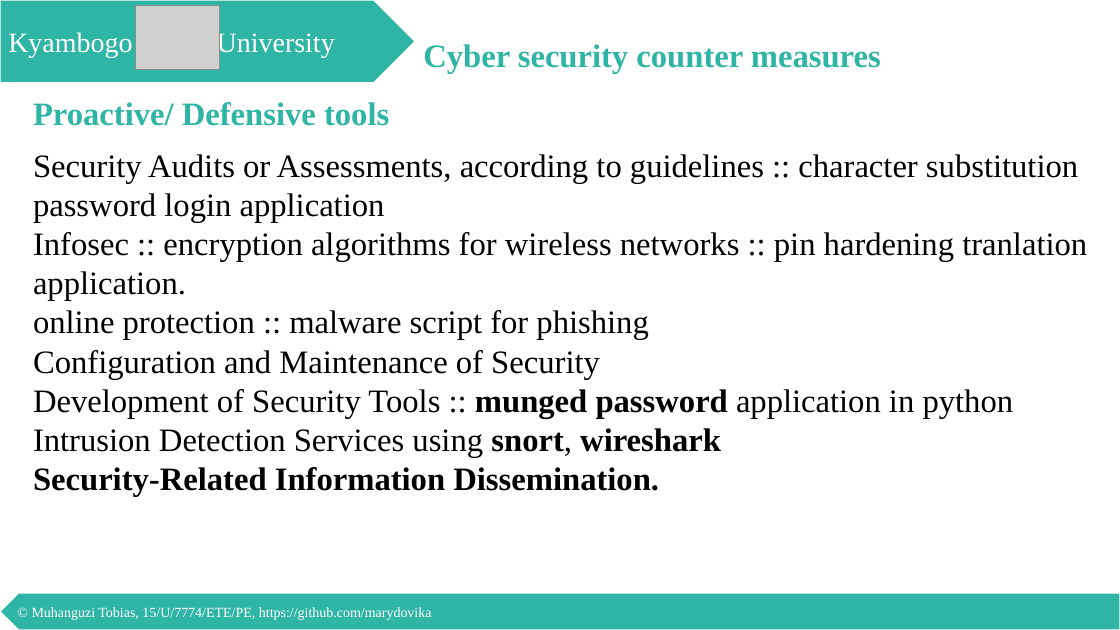
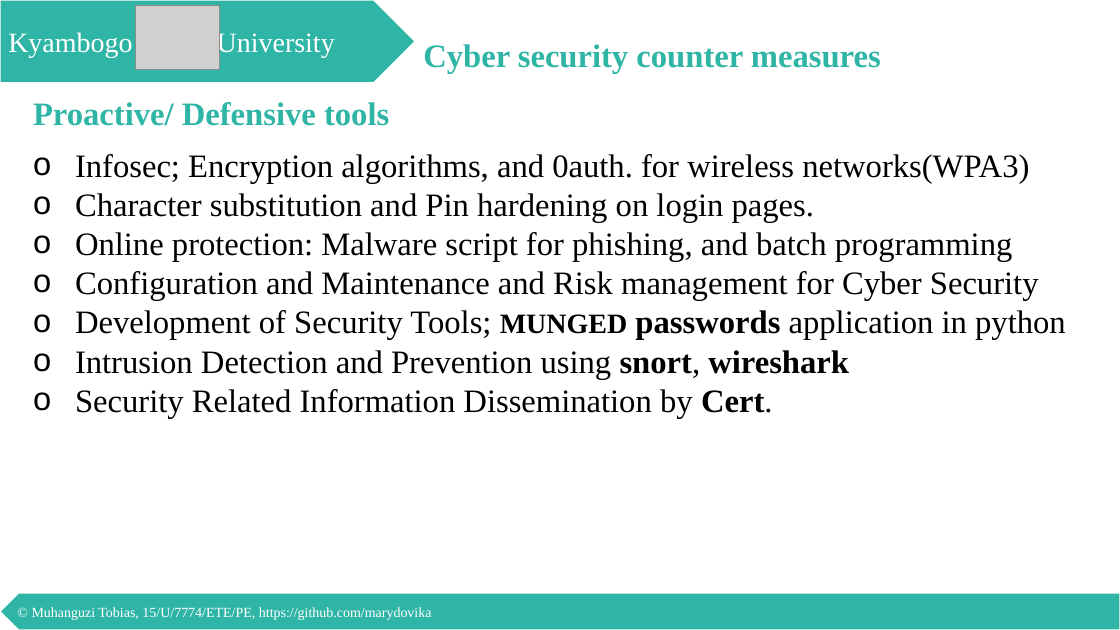
Before and after one commit to marydovika/Cyber-Security-Project-for-5G-IoT-Cloud-NFC, a slide deck: slide 23 of presentations/proposalPresentation.pptx. Drawn at 1120x630 pixels with LibreOffice and Linux fonts; fonts in the diff are those of the drawing; grey boxes stand for pictures. Boxes give left, top, right and bottom in pixels: in the first picture for what was removed or moved away, otherwise in the second. Text is boxed around its words. In the diff, an @@ line names an element or a change of style, - is before the commit and + after.

```diff
--- a/presentations/proposalPresentation.pptx
+++ b/presentations/proposalPresentation.pptx
@@ text at bbox=[75, 154, 1066, 418]: text changed @@
-Security Audits or Assessments, according to guidelines :: character substitution password login application
-Infosec :: encryption algorithms for wireless networks :: pin hardening tranlation application.
-online protection :: malware script for phishing
-Configuration and Maintenance of Security
-Development of Security Tools :: munged password application in python
-Intrusion Detection Services using snort, wireshark
-Security-Related Information Dissemination.
+o Infosec; Encryption algorithms, and 0auth. for wireless networks(WPA3)
+o Character substitution and Pin hardening on login pages.
+  Online protection: Malware script for phishing, and batch programming
+  Configuration and Maintenance and Risk management for Cyber Security
+  Development of Security Tools; MUNGED passwords application in python
+  Intrusion Detection and Prevention using snort, wireshark
+  Security Related Information Dissemination by Cert.
```
Also in this commit, not shown: 18 other slides changed.
